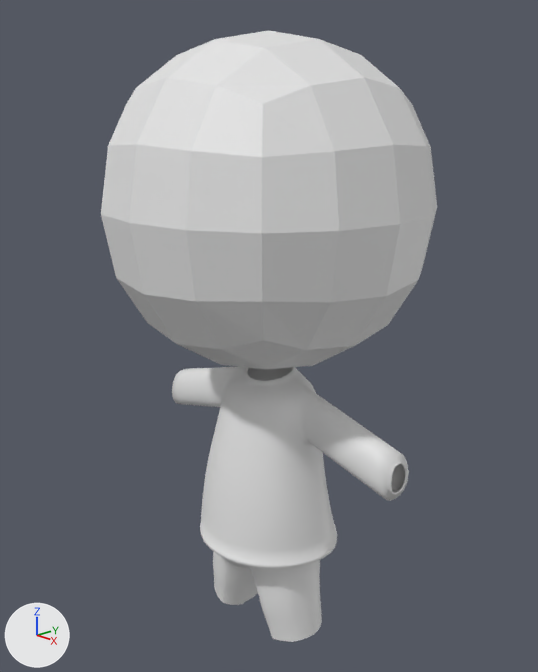
Before and after pictures for a commit that changed the Blender file 사람.blend.
One viewpoint serves both versions: a 50 mm lens placed at (2.03, -1.91, 2.78), pointed at (-0.02, 0.01, 1.92). The lights are fixed; the arrows at lower left show +X, +Y and +Z. The older version comes first.

Before the edit, the objects in view are built like this:
```python
me_cube = bpy.data.meshes.new('Cube')
me_cube.from_pydata(...)  # a box spanning x -1.0..1.0, y -1.0..1.0, z -1.0..1.0
me_cylinder = bpy.data.meshes.new('Cylinder')
me_cylinder.from_pydata(...)  # 1350 vertices, 1300 faces; spans x -2.79..2.8, y -1.3..1.18, z -1.09..2.16
me_cylinder.polygons.foreach_set('use_smooth', [True] * 1300)
me_cylinder_001 = bpy.data.meshes.new('Cylinder.001')
me_cylinder_001.from_pydata(...)  # 499 vertices, 455 faces; spans x -1.25..1.25, y -1.05..1.05, z -1.38..0.91
me_cylinder_001.polygons.foreach_set('use_smooth', [True] * 455)
ob_cube = bpy.data.objects.new('Cube', me_cube)
ob_cube.location = (-0.011, 0.0, 2.431)
ob_cube.scale = (0.724, 0.724, 0.724)
_m = ob_cube.modifiers.new('Subdivision', 'SUBSURF')
ob_cylinder = bpy.data.objects.new('Cylinder', me_cylinder)
ob_cylinder.location = (0.0, 0.0, 1.327)
ob_cylinder.scale = (0.224, 0.224, 0.224)
ob_cylinder_001 = bpy.data.objects.new('Cylinder.001', me_cylinder_001)
ob_cylinder_001.location = (-0.001, -0.024, 0.992)
ob_cylinder_001.scale = (0.229, 0.229, 0.229)
```
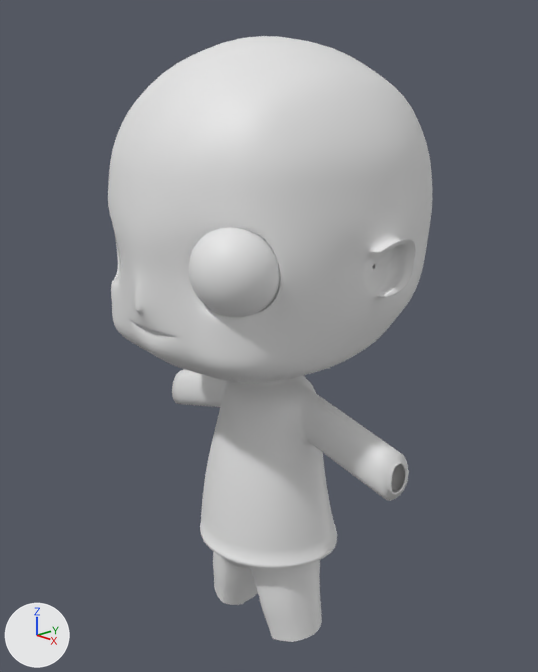
The change, as a list of edits to the scene's bpy script:
```text
Change me_cube:
    used by ob_cube; location = (-0.011, 0.0, 2.431); scale = (0.724, 0.724, 0.724)
    remove me_cube.from_pydata(...)  # 8 vertices, 6 faces; spans x -1.0..1.0, y -1.0..1.0, z -1.0..1.0
    add me_cube.from_pydata(...)  # 247 vertices, 221 faces; spans x 0.0..0.89, y -0.84..0.84, z -1.17..0.84
    me_cube part 1: the whole mesh is rebuilt
    me_cube part 2: the surface is now shaded smooth
Add me_sphere:
    me_sphere.from_pydata(...)  # a UV sphere (32 segments, 16 rings, poles along z) spanning x -1.0..1.0, y -1.0..1.0, z -1.0..1.0
    me_sphere.polygons.foreach_set('use_smooth', [True] * 512)
Change ob_cube:
    ob_cube.location: (-0.011, 0.0, 2.431) -> (0.0, 0.0, 2.431)
    add _m = ob_cube.modifiers.new('Mirror', 'MIRROR')
Add ob_sphere:
    ob_sphere = bpy.data.objects.new('Sphere', me_sphere)
    ob_sphere.location = (0.308, -0.43, 2.304)
    ob_sphere.rotation_euler = (-1.571, 0.0, 0.0)  # degrees (-90, 0, 0)
    ob_sphere.scale = (0.15, 0.15, 0.15)
```

Pixel boxes [x1, y1, x2, y2] of what changed, in the pictures (538 x 672 px):
'Cube', reshaped, moved, modifiers changed: before [101, 30, 437, 369]; after [108, 36, 432, 383]
'Sphere', added: after [189, 228, 280, 317]
part 1 of me_cube, reshaped: before [101, 30, 437, 369]; after [108, 36, 432, 383]
